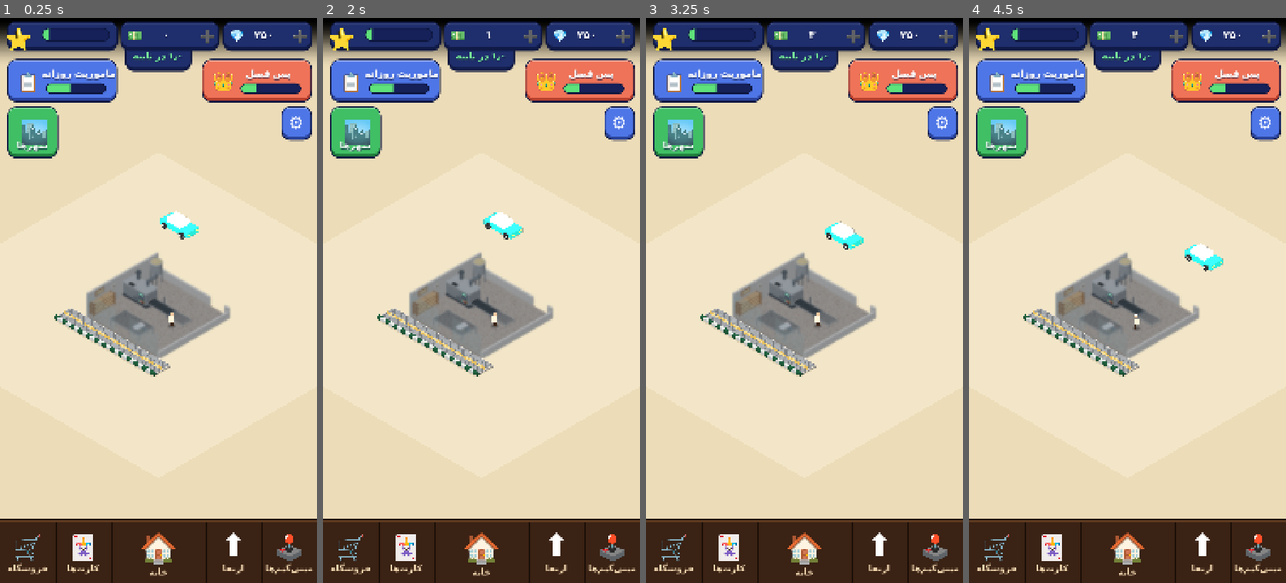
Above: before the commit, frames 1-4 (left to right).
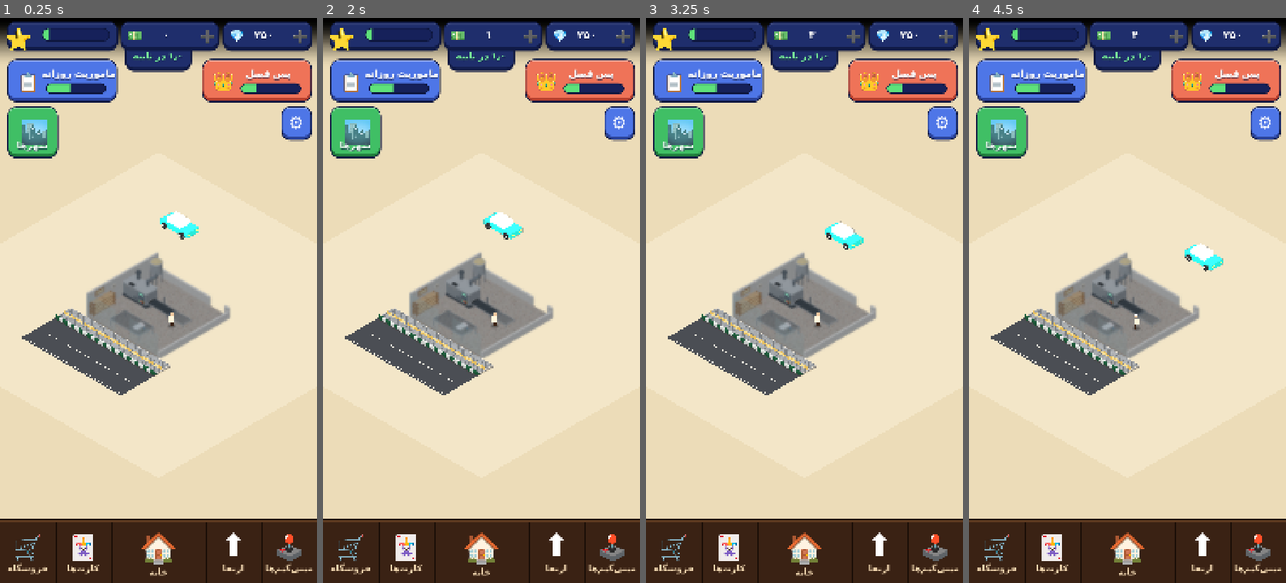
Above: after the commit, the same moments.

Repository: themahdipixl-dev/Noonvaei-godot
Game: Godot game, scene res://scenes/main.tscn
Same seed, same stepped clock (60 frames per second), same inputs: the game is played once before the commit and once after it.
Inputs (mouse positions are in pixels of both pictures, inside the frame that each line leads up to):
- Up to frame 1 (0.25 s): no input
- Up to frame 2 (2 s): click (529, 34) at 0.52 s; click (624, 34) at 1.27 s
- Up to frame 3 (3.25 s): click (902, 80) at 2.02 s; click (943, 125) at 2.77 s
- Up to frame 4 (4.5 s): click (1032, 80) at 3.52 s; click (1000, 131) at 4.27 s

The runs differ from the first frame. In frame 1, 2.2% of the frame differs, in the area x 6-49%, y 52-67%; in frame 2, 2.2%; in frame 3, 2.2%; in frame 4, 2.2%.

Commit message:
Sidewalk: thinner curb (-1/3), add two-lane road (same length as sidewalk) with center dashes

Diff:
--- a/scripts/world/sidewalk.gd
+++ b/scripts/world/sidewalk.gd
@@ -1,6 +1,6 @@
 class_name Sidewalk
 extends Node2D
-## پیاده‌رو جلوی مغازه + جدولِ سبک تهران (بدون جوب).
+## پیاده‌رو جلوی مغازه + جدولِ سبک تهران + خیابانِ جلوی آن.
 ##
 ## اندازه‌ها بر حسب «واحد» هستند. یک واحد = عرض یک کاشی زرد (UNIT خانه‌ی گرید).
 ## عرض پیاده‌رو (قسمت آجرفرش) = WIDTH_UNITS واحد = 5 تا کاشی زرد کنار هم:
@@ -8,12 +8,14 @@
 ## خطوط برجسته‌ی کاشی زرد موازی طول نوار هستند.
 ##
 ## از مغازه به سمت خیابان (gy بزرگ‌تر):
-##   [آجرفرش روی دال] -> [جدول رنگ‌شده، بلندتر از آجرفرش] -> خیابان
+##   [آجرفرش روی دال] -> [جدول رنگ‌شده، بلندتر از آجرفرش] -> [خیابان: دو لاین]
 ## - جدول یک بلوک جداست که CURB_UP پیکسل از سطح آجرفرش بلندتر است (هم‌سطح نیست).
 ## - جدول بلوک‌بلوک سبز تیره و سفید است و رنگ‌ها یکی‌درمیان عوض می‌شوند.
 ## - بین بلوک‌های جدول هیچ درز یا خط تیره‌ای نیست.
-## - جدول و دال دقیقاً هم‌طول‌اند و دو سرشان یک خط عمودی صاف دارند (بدون بیرون‌زدگی).
+## - جدول و دال دقیقاً هم‌طول‌اند و دو سرشان یک خط عمودی صاف دارد (بدون بیرون‌زدگی).
 ##   فقط گوشه‌های عقبیِ دال و گوشه‌های جلویی جدول گردند.
+## - خیابان هم‌طول پیاده‌رو است و عرضش ROAD_LANES لاین (هر لاین ROAD_LANE_W خانه) = رفت‌وآمد دو ماشین،
+##   یک لاین برای هر جهت، با خط‌چین وسط.
 ##
 ## جای پیاده‌رو: جلوی ورودی مغازه (لبه‌ی gy بزرگ‌تر)، به‌اندازه‌ی عرض مغازه + SIDE_MARGIN از هر طرف.
 ## ترتیب کشیدن: بعد از Bakery (روی آن)، تا لبه‌ی بیرونی کف مغازه دیده نشود.
@@ -33,13 +35,13 @@
 
 ## حاشیه‌ی سنگی کنار و پشت آجرفرش (خانه‌ی گرید).
 const RIM := 0.045
-## عرض جدول سمت خیابان (خانه‌ی گرید).
-const CURB_W := 0.16
+## عرض (ضخامت) جدول سمت خیابان (خانه‌ی گرید).
+const CURB_W := 0.107
 ## اندازه‌ی تقریبی هر بلوک جدول (خانه‌ی گرید). اندازه‌ی واقعی طوری تنظیم می‌شود که
 ## تعداد بلوک‌ها فرد و هر دو سر جدول سبز باشد و بلوک نیمه‌کاره نداشته باشیم.
 const CURB_BLOCK := 0.3
 ## شعاع گوشه‌های جلویی جدول (خانه‌ی گرید).
-const CURB_R := 0.07
+const CURB_R := 0.045
 ## شعاع گوشه‌های عقبیِ دال (خانه‌ی گرید).
 const CORNER_R := 0.12
 ## ارتفاع دال از زمین (px).
@@ -59,6 +61,19 @@
 ## تعداد تکه‌ی هر کمان گوشه (بیشتر = گردتر).
 const ARC_SEGS := 8
 
+## خیابان: تعداد لاین‌ها (۲ = یکی برای هر جهت) و عرض هر لاین (خانه‌ی گرید؛ کمی بیشتر از عرض یک ماشین).
+const ROAD_LANES := 2
+const ROAD_LANE_W := 1.2
+## گوشه‌های گردِ دور (سمت مقابل جدول) خیابان.
+const ROAD_R := 0.1
+## خط‌چین وسط: طول، فاصله، ضخامت (خانه‌ی گرید).
+const DASH_LEN := 0.4
+const DASH_GAP := 0.3
+const DASH_W := 0.05
+## خط ممتد لبه‌ی دور خیابان: فاصله از لبه و ضخامت.
+const EDGE_LINE_INSET := 0.1
+const EDGE_LINE_W := 0.035
+
 const BRICK_COLOR := Color("#a9acaf")
 const JOINT_COLOR := Color("#7d8185")
 const YELLOW_COLOR := Color("#e6bf5f")
@@ -68,6 +83,8 @@
 ## رنگ جدول: سبز تیره + سفید.
 const CURB_GREEN := Color("#1f5b3b")
 const CURB_WHITE := Color("#d8dbd7")
+const ROAD_COLOR := Color("#4b4e54")
+const ROAD_LINE_COLOR := Color("#e9e6dc")
 const SHADOW_COLOR := Color(0.25, 0.18, 0.08, 0.12)
 
 var _iso: Iso
@@ -83,6 +100,8 @@
 ## جدول (گرید): y از _cy0 تا _sy1 ، x همان _sx0.._sx1
 var _cy0 := 0.0
 var _sy1 := 0.0
+## خیابان (گرید): x همان _sx0.._sx1، y از _sy1 تا _ry1
+var _ry1 := 0.0
 var _n_len := 0
 ## تعداد و اندازه‌ی بلوک‌های جدول
 var _n_blk := 1
@@ -105,6 +124,7 @@
 	_py1 = _py0 + float(WIDTH_UNITS) * UNIT
 	_cy0 = _py1
 	_sy1 = _cy0 + CURB_W
+	_ry1 = _sy1 + float(ROAD_LANES) * ROAD_LANE_W
 	# بلوک‌های جدول: تعداد فرد => هر دو سر سبز و هم‌شکل
 	var span := _sx1 - _sx0
 	_n_blk = maxi(1, roundi(span / CURB_BLOCK))
@@ -117,6 +137,11 @@
 ## عرض آجرفرش بر حسب خانه‌ی گرید.
 func width_tiles() -> float:
 	return float(WIDTH_UNITS) * UNIT
+
+
+## مرکز هر لاین (gy، گرید): lane = 0 نزدیک جدول، lane = 1 دورتر. برای تنظیم مسیر ماشین‌ها.
+func lane_center_y(lane: int) -> float:
+	return _sy1 + (float(lane) + 0.5) * ROAD_LANE_W
 
 
 func _draw() -> void:
@@ -128,6 +153,9 @@
 	var top := _slab_outline(BEVEL_I)
 	var pr := maxf(CORNER_R - RIM, 0.02)
 	var paved := _rrect_c(_px0, _py0, _px1, _py1, pr, pr, 0.0, 0.0)
+
+	# خیابان (روی زمین، زیر جدول)
+	_draw_road()
 
 	# سایه‌ی ملایم روی زمین (کمی به سمت جلو/راست)
 	draw_colored_polygon(_proj(_rrect(_sx0 + 0.03, _sy0 + 0.06, _sx1 + 0.05, _sy1 + 0.09, CORNER_R), 0.0), SHADOW_COLOR)
@@ -190,6 +218,31 @@
 func _curb_outline(inset: float) -> PackedVector2Array:
 	var r := maxf(CURB_R - inset, 0.02)
 	return _rrect_c(_sx0 + inset, _cy0, _sx1 - inset, _sy1 - inset, 0.0, 0.0, r, r)
+
+
+# ---------------------------------------------------------------- خیابان
+
+## خیابان: آسفالت هم‌طول پیاده‌رو، ROAD_LANES لاین، خط‌چین سفید وسط و خط ممتد باریک کنار لبه‌ی دور.
+## از زیر جدول شروع می‌شود (جدول رویش کشیده می‌شود)؛ فقط دو گوشه‌ی دور گرد است.
+func _draw_road() -> void:
+	var y0 := _sy1 - 0.03
+	var asphalt := _rrect_c(_sx0, y0, _sx1, _ry1, 0.0, 0.0, ROAD_R, ROAD_R)
+	draw_colored_polygon(_proj(asphalt, 0.0), ROAD_COLOR)
+
+	# خط‌چین وسط (بین لاین‌ها)، وسط‌چین شده در طول خیابان
+	var mid_y := _sy1 + ROAD_LANE_W * float(ROAD_LANES) / 2.0
+	var pitch := DASH_LEN + DASH_GAP
+	var length := _sx1 - _sx0
+	var n := maxi(1, floori((length - 0.4 + DASH_GAP) / pitch))
+	var used := float(n) * pitch - DASH_GAP
+	var x := _sx0 + (length - used) / 2.0
+	for i in range(n):
+		_rect(x, mid_y - DASH_W / 2.0, x + DASH_LEN, mid_y + DASH_W / 2.0, 0.0, ROAD_LINE_COLOR)
+		x += pitch
+
+	# خط ممتد کنار لبه‌ی دور خیابان
+	var ey := _ry1 - EDGE_LINE_INSET
+	_rect(_sx0 + ROAD_R, ey - EDGE_LINE_W, _sx1 - ROAD_R, ey, 0.0, ROAD_LINE_COLOR)
 
 
 # ---------------------------------------------------------------- جدول
